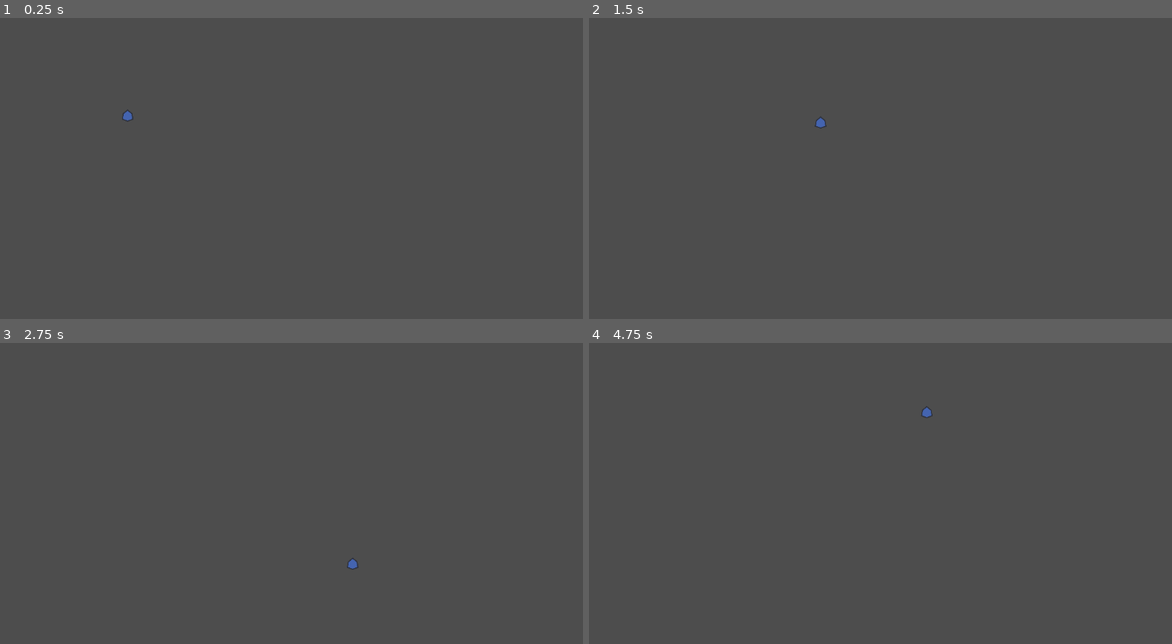
Above: before the commit, frames 1-4 (two rows, left to right).
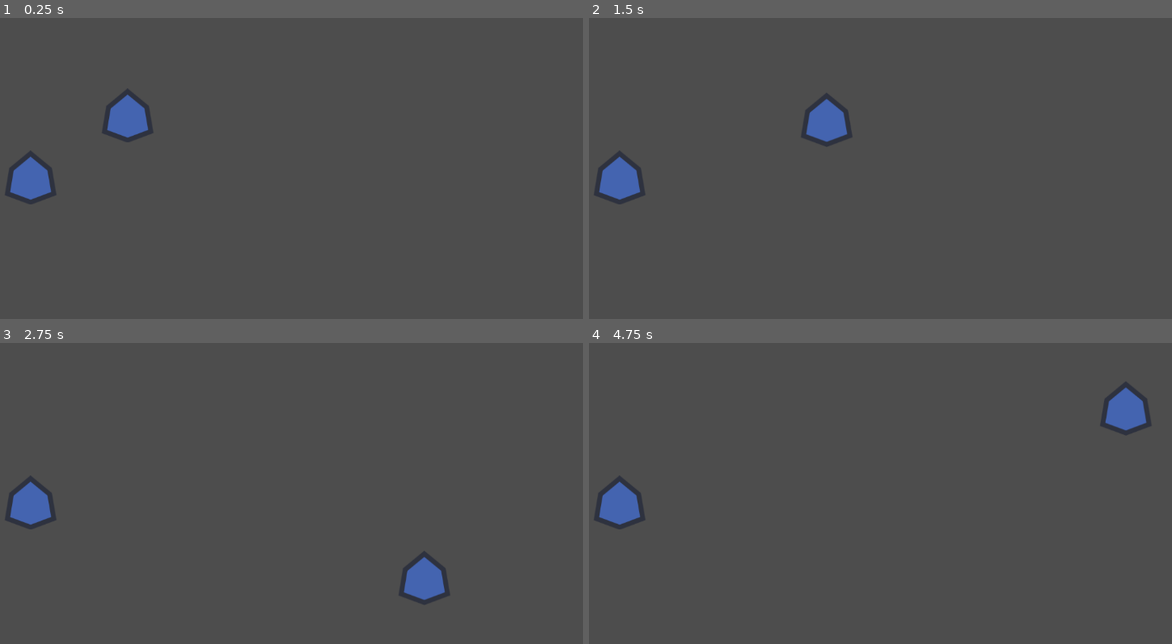
Above: after the commit, the same moments.

Repository: Soul2606/generic-space-shooter
Game: Godot game, scene res://stage.tscn
The game is run twice, just before and just after one commit, with the same random seed, the same clock (stepped at 60 frames per second) and the same inputs.
Inputs:
- Up to frame 1 (0.25 s): no input
- Up to frame 2 (1.5 s): tap Enter at 0.5 s; hold D (move_right) 0.53-1.28 s; hold S (move_backwards) from 1.28 s (still down)
- Up to frame 3 (2.75 s): release S (move_backwards) at 2.03 s; hold D (move_right) from 2.03 s (still down)
- Up to frame 4 (4.75 s): release D (move_right) at 2.78 s; hold W (move_forward) 2.78-3.53 s; hold A (move_left) from 3.53 s (still down)

The runs differ from the first frame. In frame 1, 2.1% of the frame differs, in the area x 0-27%, y 23-62%; in frame 2, 2.1%; in frame 3, 2.2%, in the area x 0-78%, y 44-87%; in frame 4, 2.2%.

Commit message:
back to using rigid body - removed soft collision

Diff:
--- a/common/ship_controller.gd
+++ b/common/ship_controller.gd
@@ -27,5 +27,3 @@
 	if Input.is_action_pressed("turn_left"):
 		rot_direction += -1
 	ship.ang_velocity += rot_direction * ship.turn_speed
-
-	ship.apply_movement(delta)
--- a/common/soft_collision.gd
+++ /dev/null
@@ -1,16 +0,0 @@
-extends Node
-
-@export var collision_shape:Area2D
-@export var body:Node2D
-
-
-# Called when the node enters the scene tree for the first time.
-func _ready() -> void:
-	collision_shape.body_entered.connect(func(body):
-		print("collided with:", body)
-	)
-
-
-# Called every frame. 'delta' is the elapsed time since the previous frame.
-func _process(delta: float) -> void:
-	pass
--- a/ship/ship.gd
+++ b/ship/ship.gd
@@ -1,8 +1,8 @@
-extends Node2D
+extends RigidBody2D
 class_name Ship
 
-@export var speed := 10.0
-@export var top_speed := 250.0
+@export var speed := 500.0
+@export var top_speed := 20000.0
 @export var turn_speed := 10.0
 @export var top_turn_speed := 100.0
 @export var turn_friction := 0.1
@@ -11,14 +11,15 @@
 var ang_velocity := 0.0
 
 
-func apply_movement(delta:float):
+
+func thrust(dir:Vector2):
+	velocity += dir.rotated(rotation)
+
+
+
+func _physics_process(delta: float) -> void:
 	if velocity.length() > top_speed:
 		velocity = velocity.normalized() * top_speed
-	position += velocity * delta
-	rotate(deg_to_rad(clamp(ang_velocity, -top_turn_speed, top_turn_speed)) * delta)
+	linear_velocity = velocity * delta
+	angular_velocity = (clamp(ang_velocity, -top_turn_speed, top_turn_speed)) * delta
 	ang_velocity *= clamp(1 - turn_friction, 0, 1)
-
-
-# Add velocity relative to direction
-func thrust(dir:Vector2):
-	velocity += dir.rotated(rotation)
--- a/ship/ship.tscn
+++ b/ship/ship.tscn
@@ -2,21 +2,14 @@
 
 [ext_resource type="Script" uid="uid://cavtek6lja7rh" path="res://ship/ship.gd" id="1_snhhr"]
 [ext_resource type="Texture2D" uid="uid://b7vwrbh5wx1vv" path="res://assets/ship-sprites/simple-ship.svg" id="2_2jgil"]
-[ext_resource type="Script" uid="uid://bl05jx73gmwth" path="res://common/soft_collision.gd" id="3_1vtf4"]
 
-[node name="Ship" type="Node2D" unique_id=1823885469]
+[node name="Ship" type="RigidBody2D" unique_id=1387572425]
+gravity_scale = 0.0
 script = ExtResource("1_snhhr")
 
 [node name="Sprite2D" type="Sprite2D" parent="." unique_id=274501438]
-position = Vector2(5.9604645e-08, 5.9604645e-08)
-scale = Vector2(0.21999998, 0.21999998)
+scale = Vector2(0.96999997, 0.96999997)
 texture = ExtResource("2_2jgil")
 
-[node name="SoftCol" type="Node" parent="." unique_id=339567606 node_paths=PackedStringArray("collision_shape")]
-script = ExtResource("3_1vtf4")
-collision_shape = NodePath("../Area2D")
-
-[node name="Area2D" type="Area2D" parent="." unique_id=479713955]
-
-[node name="CollisionPolygon2D" type="CollisionPolygon2D" parent="Area2D" unique_id=220199198]
-polygon = PackedVector2Array(0, -10, 9, 6, 0, 10, -9, 6)
+[node name="CollisionPolygon2D" type="CollisionPolygon2D" parent="." unique_id=220199198]
+polygon = PackedVector2Array(0, -43, 41, 28, 0, 43, -41, 28)
--- a/stage.tscn
+++ b/stage.tscn
@@ -11,3 +11,6 @@
 [node name="PlayerController" type="Node" parent="Ship" unique_id=507372780 node_paths=PackedStringArray("ship")]
 script = ExtResource("2_aees8")
 ship = NodePath("..")
+
+[node name="Ship2" parent="." unique_id=1823885469 instance=ExtResource("1_8ay24")]
+position = Vector2(167, 336)
Not shown, removed: common/soft_collision.gd.uid
